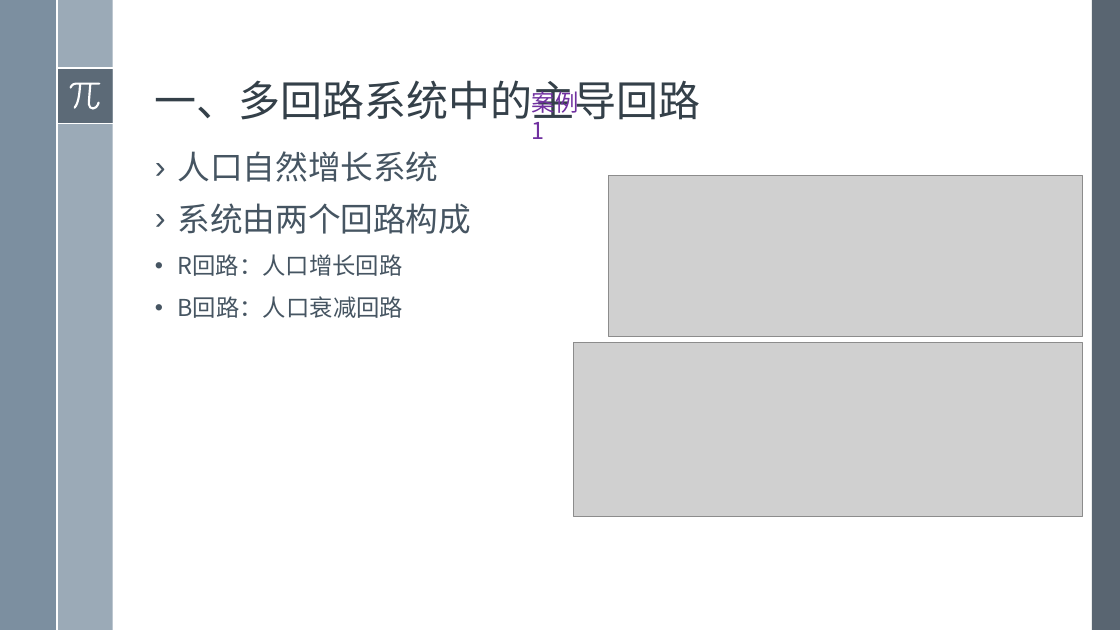
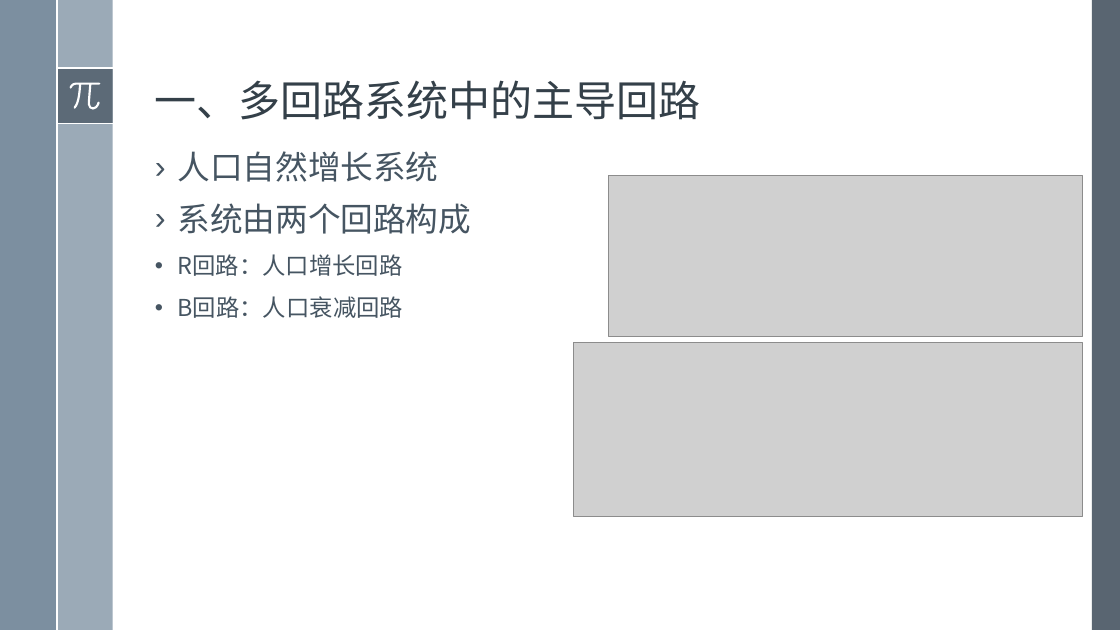
Before and after one commit to exoplanetX/SystemDynamics, a slide deck: slide 2 of 系统仿真-10- 正反馈和路径依赖（编写中）.pptx. Drawn at 1120x630 pixels with LibreOffice and Linux fonts; fonts in the diff are those of the drawing; grey boxes stand for pictures. Boxes give left, top, right and bottom in pixels: in the first picture for what was removed or moved away, otherwise in the second. Text is boxed around its words. In the diff, an @@ line names an element or a change of style, - is before the commit and + after.

```diff
--- a/系统仿真-10- 正反馈和路径依赖（编写中）.pptx
+++ b/系统仿真-10- 正反馈和路径依赖（编写中）.pptx
@@ text removed at [532, 87, 579, 139] @@
-案例1
```
Also in this commit, not shown: 5 other slides changed, 1 slide added, 2 slides removed, 1 other file.
